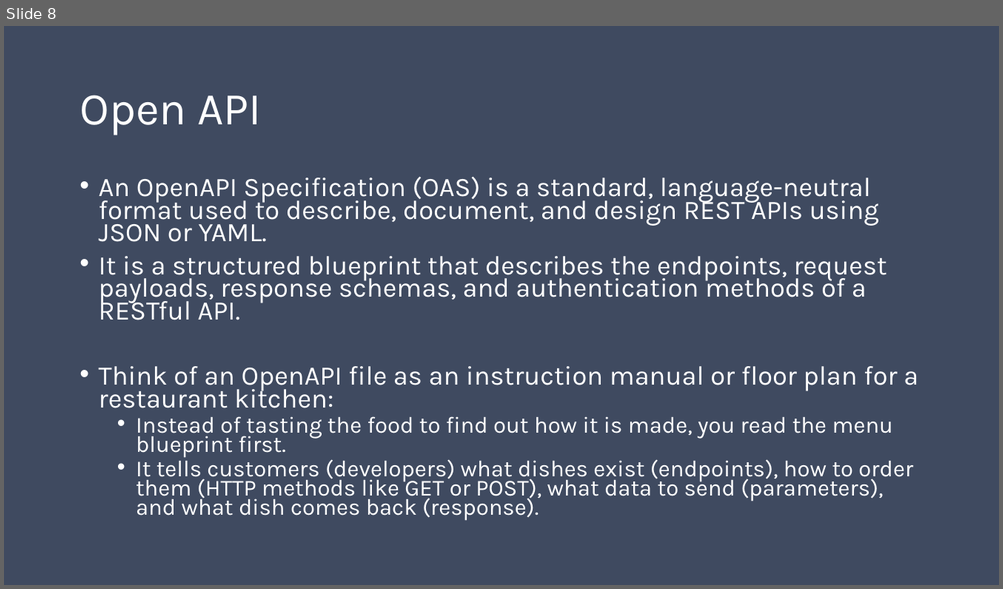
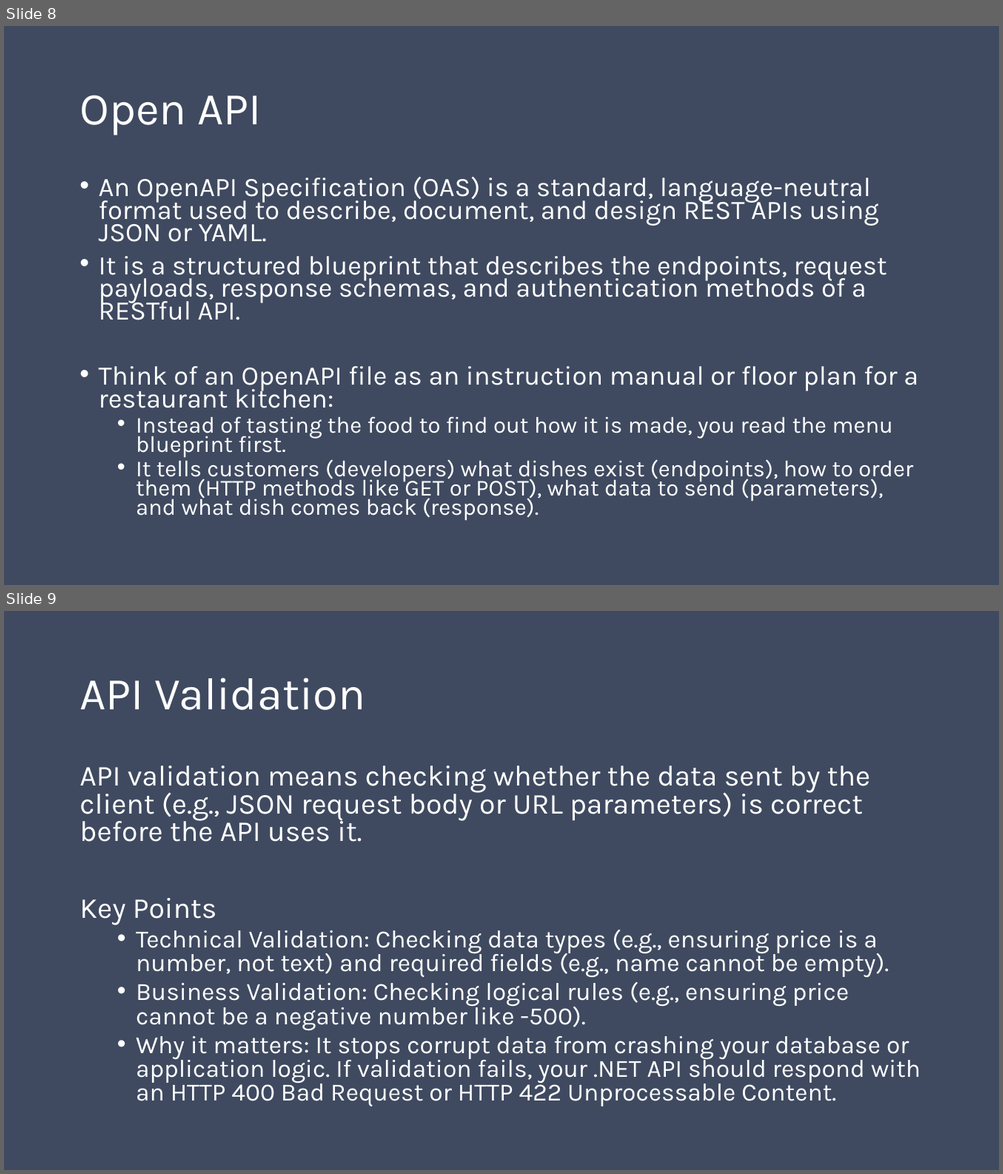
Before and after one commit to imtrainer2020/AdvancedAPI, a slide deck: Slides/Day 1/L3 - API Design.pptx. Shown one above the other, each under a label of ours: slide 8 before the commit, slides 8 and 9 after it. The pictures are 1003x589 and 1003x1174 pixels, drawn with LibreOffice and Linux fonts; fonts in the diff are those of the drawing. Boxes give left, top, right and bottom in pixels: in the first picture for what was removed or moved away, otherwise in the second. Text is boxed around its words. In the diff, an @@ line names an element or a change of style, - is before the commit and + after.

Commit message:
day 1 slides complete

```diff
--- a/Slides/Day 1/L3 - API Design.pptx
+++ b/Slides/Day 1/L3 - API Design.pptx
@@ slide 9 added at (4,611,999,1170), background #3F4B61 @@
@@ title added at (79,678,366,710), 44 pt, text #FFFFFF @@
+API Validation
@@ text added at (79,766,920,1107), 24 pt, text #FFFFFF @@
+API validation means checking whether the data sent by the client (e.g., JSON request body or URL parameters) is correct before the API uses it.
+Key Points
+  • Technical Validation: Checking data types (e.g., ensuring price is a number, not text) and required fields (e.g., name cannot be empty).
+  • Business Validation: Checking logical rules (e.g., ensuring price cannot be a negative number like -500).
+  • Why it matters: It stops corrupt data from crashing your database or application logic. If validation fails, your .NET API should respond with an HTTP 400 Bad Request or HTTP 422 Unprocessable Content.
```
Also in this commit, not shown: 8 other slides added.
